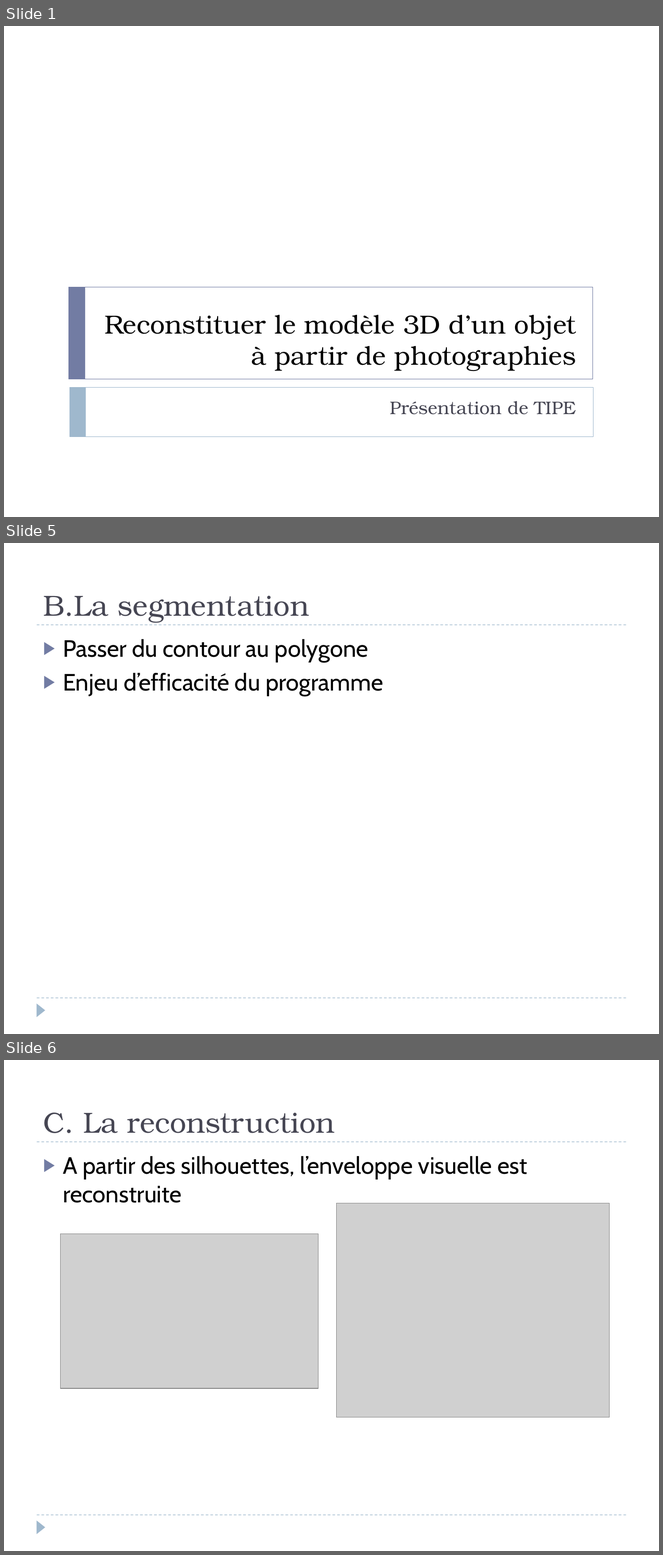
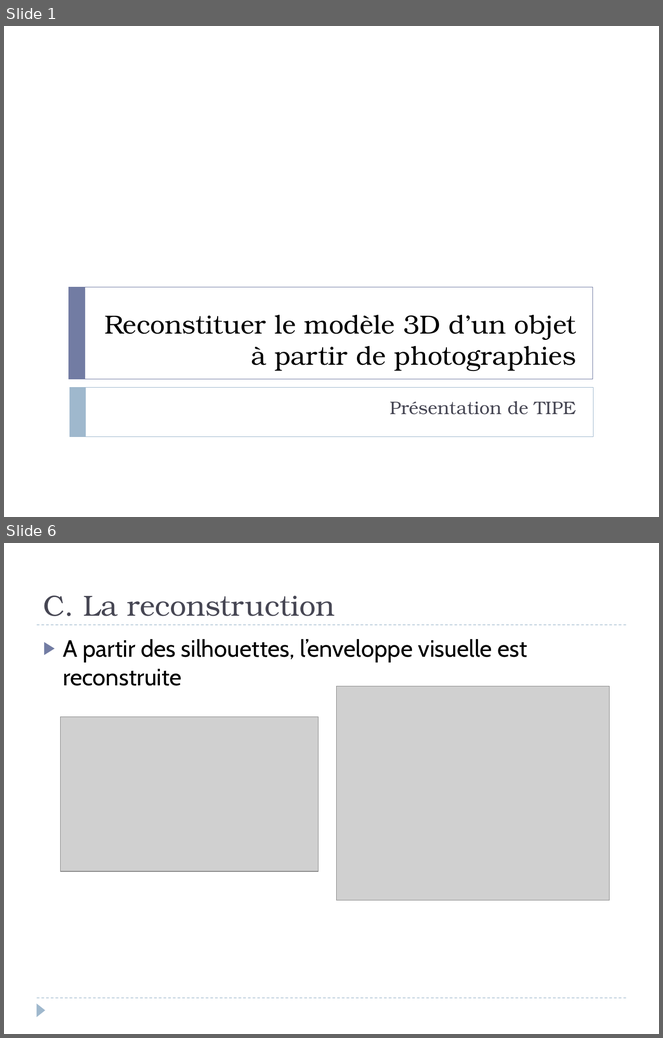
Before and after one commit to Involture/fuuusion, a slide deck: livrables/Oral/Presentation_Tim.pptx. Shown one above the other, each under a label of ours: slides 1, 5 and 6 before the commit, slides 1 and 6 after it; the slides between them are not shown. The pictures are 663x1555 and 663x1038 pixels, drawn with LibreOffice and Linux fonts; fonts in the diff are those of the drawing; grey boxes stand for pictures. Boxes give left, top, right and bottom in pixels: in the first picture for what was removed or moved away, otherwise in the second. Text is boxed around its words. In the diff, an @@ line names an element or a change of style, - is before the commit and + after.

```diff
--- a/livrables/Oral/Presentation_Tim.pptx
+++ b/livrables/Oral/Presentation_Tim.pptx
@@ slide 5 removed at (4,543,659,1034), background #FFFFFF; not listed: 3 template elements that a slide beside it also shows @@
@@ title removed at (43,596,309,623) @@
-B.La segmentation
@@ text removed at (63,639,383,696) @@
-▶ Passer du contour au polygone
-▶ Enjeu d’efficacité du programme
```
Also in this commit, not shown: 3 slides changed, 1 slide added, 33 other files.
